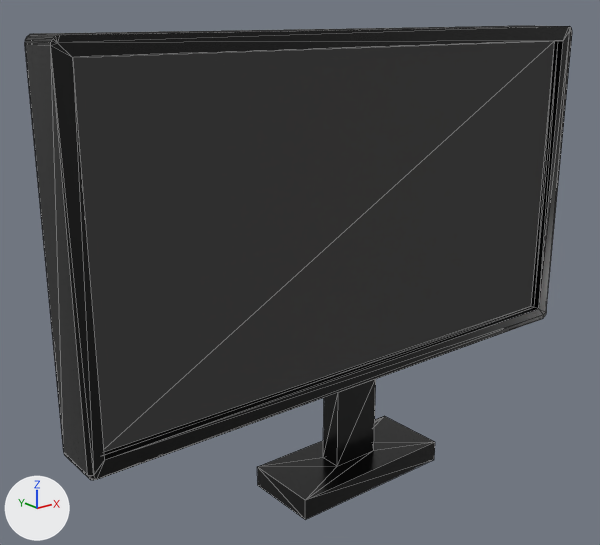
Two versions of the glTF model arts/computer.glb, one commit apart.
Rendered twice from a 50 mm camera at (-0.433, -0.477, 0.382) aimed at (-0.033, 0.022, 0.182). Every picture has the same lights, and +X, +Y and +Z are marked at lower left. Mesh edges are drawn as thin lines. Where no turn or scale is listed for an object, it has been applied to the vertices.
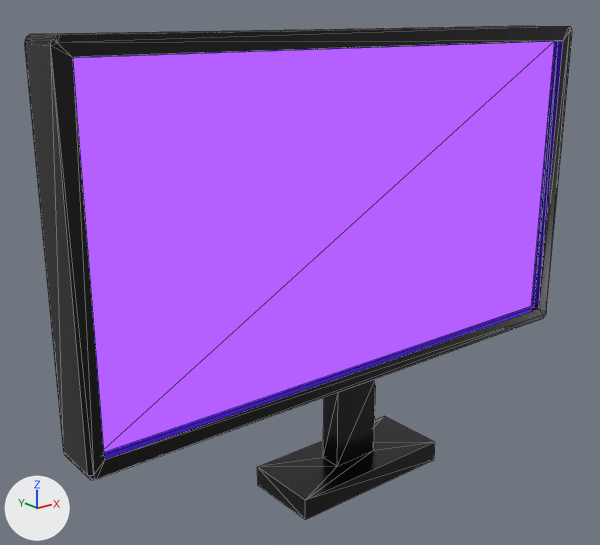
Location of each change, (x1, y1, x2, y2) in pixels of the pictures (600 x 545 px):
'Cube.027', recoloured, surface changed
    both: (32, 38, 566, 462)

The change in detail:
In material 'Material.004' (mat_material_004), emission_color goes from (0.0286, 0.0284, 0.0284) (black #2f2f2f) to (0.109, 0.0268, 1.0) (blue #5d2eff).
In material 'Material.004' (mat_material_004), emission_strength goes from 1.0 to 4.225.
